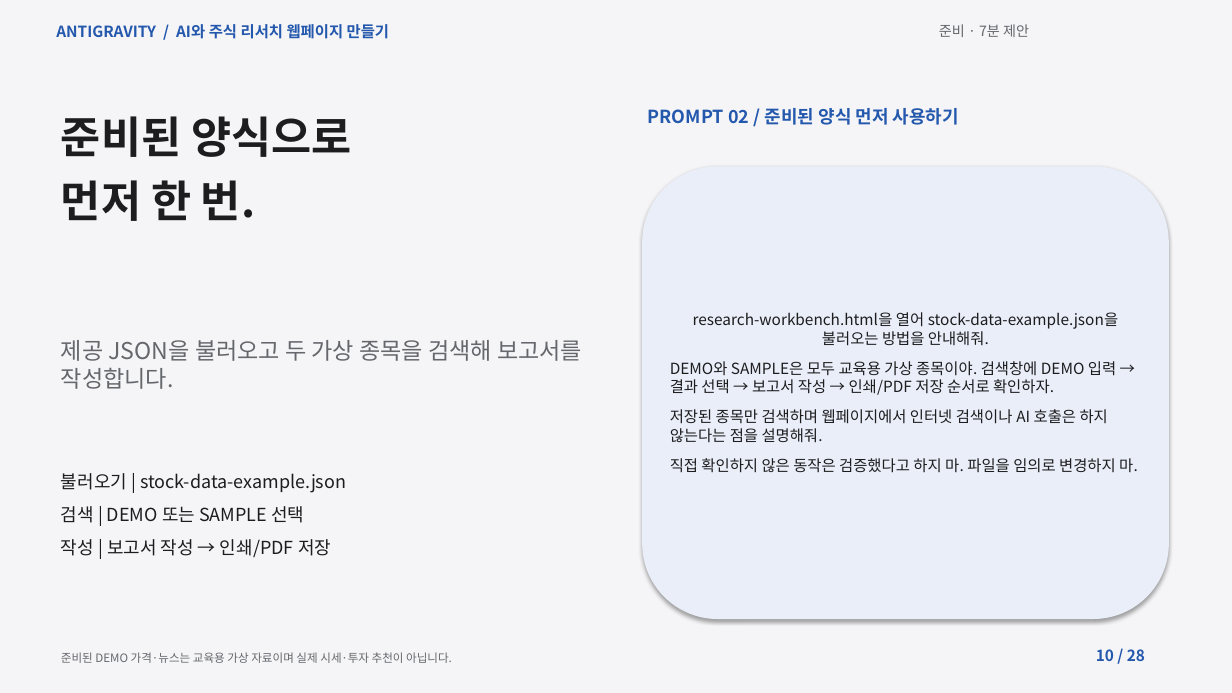
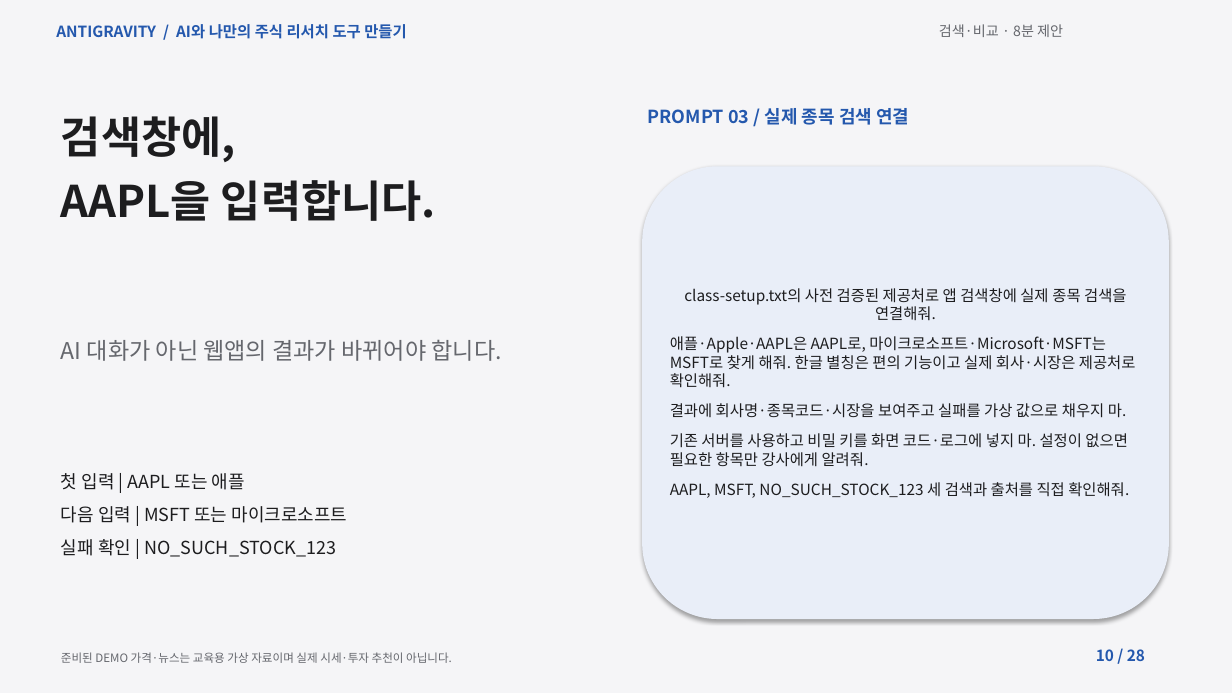
Before and after one commit to elect94/reportsol, a slide deck: slide 10 of materials/lecture.pptx. Drawn at 1232x693 pixels with LibreOffice and Linux fonts; fonts in the diff are those of the drawing. Boxes give left, top, right and bottom in pixels: in the first picture for what was removed or moved away, otherwise in the second. Text is boxed around its words. In the diff, an @@ line names an element or a change of style, - is before the commit and + after.

```diff
--- a/materials/lecture.pptx
+++ b/materials/lecture.pptx
@@ text at (56, 24, 406, 39): text changed @@
-ANTIGRAVITY / AI와 주식 리서치 웹페이지 만들기
+ANTIGRAVITY / AI와 나만의 주식 리서치 도구 만들기
@@ text at (939, 24, 1063, 37): text changed @@
-준비 · 7분 제안
+검색·비교 · 8분 제안
@@ text at (61, 116, 436, 221): text changed @@
-준비된 양식으로
-먼저 한 번.
+검색창에,
+AAPL을 입력합니다.
@@ text at (648, 108, 909, 125): text changed @@
-PROMPT 02 / 준비된 양식 먼저 사용하기
+PROMPT 03 / 실제 종목 검색 연결
@@ text in rounded rectangle at (670, 288, 1136, 498): text changed @@
-research-workbench.html을 열어 stock-data-example.json을 불러오는 방법을 안내해줘.
-DEMO와 SAMPLE은 모두 교육용 가상 종목이야. 검색창에 DEMO 입력 → 결과 선택 → 보고서 작성 → 인쇄/PDF 저장 순서로 확인하자.
-저장된 종목만 검색하며 웹페이지에서 인터넷 검색이나 AI 호출은 하지 않는다는 점을 설명해줘.
-직접 확인하지 않은 동작은 검증했다고 하지 마. 파일을 임의로 변경하지 마.
+class-setup.txt의 사전 검증된 제공처로 앱 검색창에 실제 종목 검색을 연결해줘.
+애플·Apple·AAPL은 AAPL로, 마이크로소프트·Microsoft·MSFT는 MSFT로 찾게 해줘. 한글 별칭은 편의 기능이고 실제 회사·시장은 제공처로 확인해줘.
+결과에 회사명·종목코드·시장을 보여주고 실패를 가상 값으로 채우지 마.
+기존 서버를 사용하고 비밀 키를 화면 코드·로그에 넣지 마. 설정이 없으면 필요한 항목만 강사에게 알려줘.
+AAPL, MSFT, NO_SUCH_STOCK_123 세 검색과 출처를 직접 확인해줘.
@@ text at (61, 339, 502, 361): text changed @@
-제공 JSON을 불러오고 두 가상 종목을 검색해 보고서를 작성합니다.
+AI 대화가 아닌 웹앱의 결과가 바뀌어야 합니다.
@@ text at (61, 473, 347, 557): text changed @@
-불러오기 | stock-data-example.json
-검색 | DEMO 또는 SAMPLE 선택
-작성 | 보고서 작성 → 인쇄/PDF 저장
+첫 입력 | AAPL 또는 애플
+다음 입력 | MSFT 또는 마이크로소프트
+실패 확인 | NO_SUCH_STOCK_123
```
Also in this commit, not shown: 26 other slides changed, 1 slide added, 1 slide removed, 26 other files.
